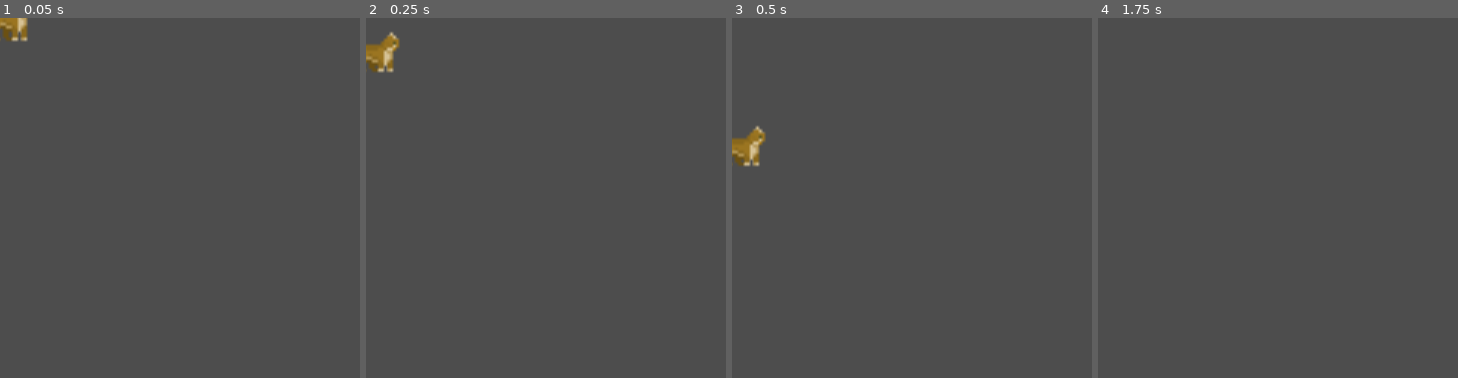
Above: before the commit, frames 1-4 (left to right).
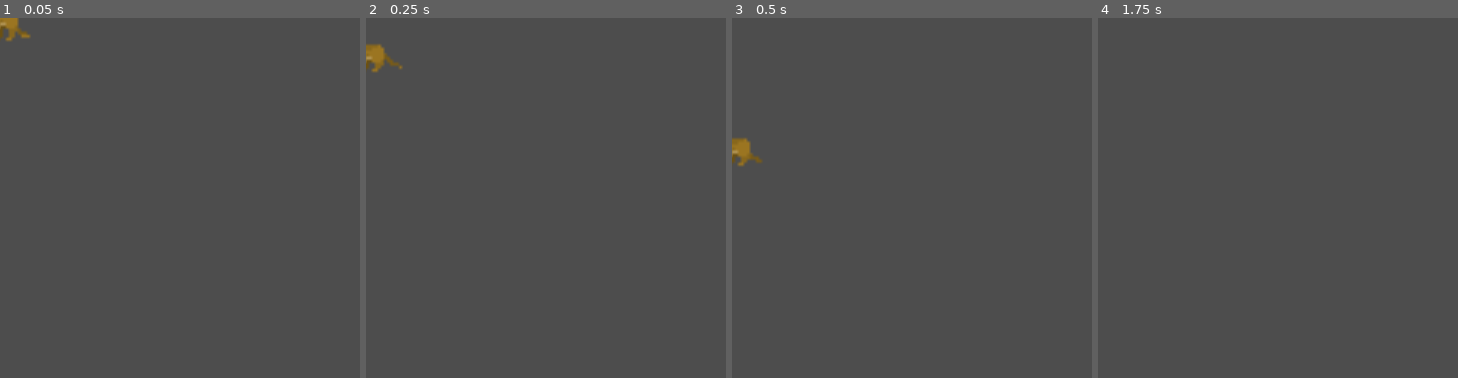
Above: after the commit, the same moments.

Repository: aceysmith/dad-jokes-irl
Game: Godot game, scene res://Meow-tain/cat.tscn
The game is run twice, just before and just after one commit, with the same random seed, the same clock (stepped at 60 frames per second) and the same inputs. This scene is started directly instead of the project's main scene. Sound files missing from this copy of the repository are replaced by a short silence.
Inputs (mouse positions are % of the whole screen's width and height, from its top left):
- Up to frame 1 (0.05 s): no input
- Up to frame 2 (0.25 s): no input
- Up to frame 3 (0.5 s): no input
- Up to frame 4 (1.75 s): tap Enter (ui_accept) at 0.5, 0.77, 1.52 s; move the mouse to (72, 45) at 0.52 s; hold Right (ui_right) from 0.53 s (still down); click (72, 45) at 0.67 s; move the mouse to (30, 55) at 1.27 s; click (30, 55) at 1.42 s
The pictures show only the part of the screen within x 0-50%, y 0-50%; the shares and areas given below are measured in that part.

The runs differ from the first frame. In frame 1, 0.3% of the frame differs, in the area x 0-9%, y 0-7%; in frame 2, 0.5%, in the area x 0-10%, y 3-16%; in frame 3, 0.4%; in frame 4, nothing differs.

Commit message:
Add incomplete teeth joke, add cat SFX

Diff:
--- a/MainMenu/joke_picker.tscn
+++ b/MainMenu/joke_picker.tscn
@@ -20,6 +20,7 @@
 
 [node name="JokePicker" type="Node2D"]
 script = ExtResource("1_l3ia7")
+auto_play = true
 
 [node name="JokesBox" type="HFlowContainer" parent="."]
 unique_name_in_owner = true
--- a/Meow-tain/cat.gd
+++ b/Meow-tain/cat.gd
@@ -5,6 +5,8 @@
 @onready var states = $States
 var gravity = ProjectSettings.get_setting("physics/2d/default_gravity")
 @onready var animated_sprite_2d = $AnimatedSprite2D
+@onready var meow = $Meow
+
 var cant_move = false
 var is_touching_cat = false
 var can_win = false
@@ -20,6 +22,8 @@
 	cant_move = true
 
 func _ready() -> void:
+	if randi() % 6 == 0:
+		meow.play()
 	add_to_group("cats")
 
 	randomize()
--- a/Meow-tain/cat.tscn
+++ b/Meow-tain/cat.tscn
@@ -7,6 +7,7 @@
 [ext_resource type="Script" path="res://Meow-tain/components/AnimationManager.gd" id="5_7mbav"]
 [ext_resource type="Script" path="res://Meow-tain/components/MoveComponent.gd" id="6_gk0s4"]
 [ext_resource type="Script" path="res://Meow-tain/cat-col.gd" id="7_n7dkq"]
+[ext_resource type="AudioStream" uid="uid://deaqo1gc2y37u" path="res://Meow-tain/CatDrop.mp3" id="8_q0tpo"]
 
 [sub_resource type="RectangleShape2D" id="RectangleShape2D_51m51"]
 size = Vector2(18, 13)
@@ -204,6 +205,9 @@
 one_shot = true
 autostart = true
 
+[node name="Meow" type="AudioStreamPlayer2D" parent="."]
+stream = ExtResource("8_q0tpo")
+
 [connection signal="area_entered" from="cat-col" to="." method="_on_catcol_area_entered"]
 [connection signal="body_entered" from="cat-col" to="." method="_on_catcol_body_entered"]
 [connection signal="timeout" from="Timer" to="." method="_on_timer_timeout"]
--- a/Meow-tain/meow_tain.gd
+++ b/Meow-tain/meow_tain.gd
@@ -2,6 +2,7 @@
 
 const CAT = preload("res://Meow-tain/cat.tscn")
 @onready var catgencat = $catgencat
+@onready var cat_chorus = $CatChorus
 
 var can_click = true
 var stop_spawn
@@ -21,6 +22,7 @@
 		if body.velocity.y == 0 and body.can_win:
 			stop_spawn = true
 			get_tree().call_group("cats", "stop_moving")
+			cat_chorus.play()
 			wrap_up_joke()
 
 
--- a/Meow-tain/meow_tain.tscn
+++ b/Meow-tain/meow_tain.tscn
@@ -1,9 +1,10 @@
-[gd_scene load_steps=8 format=3 uid="uid://bibjcr2fyisnd"]
+[gd_scene load_steps=9 format=3 uid="uid://bibjcr2fyisnd"]
 
 [ext_resource type="PackedScene" uid="uid://bwkgq2rmtxyms" path="res://BaseJoke/base_joke.tscn" id="1_ig5j6"]
 [ext_resource type="Script" path="res://Meow-tain/meow_tain.gd" id="2_5g87s"]
 [ext_resource type="Texture2D" uid="uid://db7nox8d24oa7" path="res://Meow-tain/catassets/Terrain (16x16).png" id="3_dp7sh"]
 [ext_resource type="Texture2D" uid="uid://b7bvxqfeti24d" path="res://Meow-tain/catassets/cat_GOD.png" id="3_q622y"]
+[ext_resource type="AudioStream" uid="uid://kjg7syra6nbs" path="res://Meow-tain/CatPunchline.mp3" id="5_ksa0y"]
 
 [sub_resource type="TileSetAtlasSource" id="TileSetAtlasSource_kli61"]
 texture = ExtResource("3_dp7sh")
@@ -499,5 +500,8 @@
 [node name="JokePunchlineLabel" parent="JokePunchlineContainer" index="0"]
 text = "A \"Meowntain\"!"
 
+[node name="CatChorus" type="AudioStreamPlayer" parent="." index="11"]
+stream = ExtResource("5_ksa0y")
+
 [connection signal="body_entered" from="Area2D" to="." method="_on_area_2d_body_entered"]
 [connection signal="timeout" from="catgencat" to="." method="_on_catgencat_timeout"]
--- /dev/null
+++ b/Teeth/teeth.gd
@@ -0,0 +1,23 @@
+extends BaseJoke
+
+@onready var teeth = $Teeth
+
+const CLEAN_TEETH = preload("res://Teeth/clean_teeth.png")
+const DIRTY_TEETH = preload("res://Teeth/dirty_teeth.png")
+
+var cleanTeethImage: Image = CLEAN_TEETH.get_image()
+var currentTeethImage: Image = DIRTY_TEETH.get_image()
+
+
+func _ready():
+	teeth.texture = ImageTexture.create_from_image(currentTeethImage)
+
+func _input(event):
+	super._input(event)
+	if event is InputEventMouseMotion:
+		var copy_rect_size = Vector2i(5, 5)
+		var copy_rect_pos = Vector2i(event.position.x - teeth.position.x, event.position.y - teeth.position.y)
+		var copy_rect = Rect2i(copy_rect_pos, copy_rect_size)
+		currentTeethImage.blit_rect(cleanTeethImage, copy_rect, copy_rect_pos)
+		var teethImageTexture = teeth.texture as ImageTexture
+		teethImageTexture.update(currentTeethImage)
--- /dev/null
+++ b/Teeth/teeth.tscn
@@ -0,0 +1,20 @@
+[gd_scene load_steps=3 format=3 uid="uid://df6rddsr4ft6p"]
+
+[ext_resource type="PackedScene" uid="uid://bwkgq2rmtxyms" path="res://BaseJoke/base_joke.tscn" id="1_xbrwl"]
+[ext_resource type="Script" path="res://Teeth/teeth.gd" id="2_034qh"]
+
+[node name="Joke" instance=ExtResource("1_xbrwl")]
+script = ExtResource("2_034qh")
+
+[node name="JokeSetupLabel" parent="JokeSetupContainer" index="0"]
+text = "Why should you never brush your teeth with your left hand?"
+
+[node name="InstructionsContainer" parent="." index="4"]
+visible = false
+
+[node name="JokePunchlineLabel" parent="JokePunchlineContainer" index="0"]
+text = "Because a toothbrush works better!"
+
+[node name="Teeth" type="Sprite2D" parent="." index="6"]
+position = Vector2(100, 100)
+centered = false
Not shown, added: Meow-tain/CatDrop.mp3.import
Not shown, added: Meow-tain/CatPunchline.mp3.import
Not shown: 1 places in Meow-tain/cat.tscn that only renumber resources
Binary file added: Teeth/clean_teeth.png
Not shown, added: Teeth/clean_teeth.png.import
Binary file added: Teeth/dirty_teeth.png
Not shown, added: Teeth/dirty_teeth.png.import
Not shown, added: Meow-tain/CatDrop.mp3
Not shown, added: Meow-tain/CatPunchline.mp3
